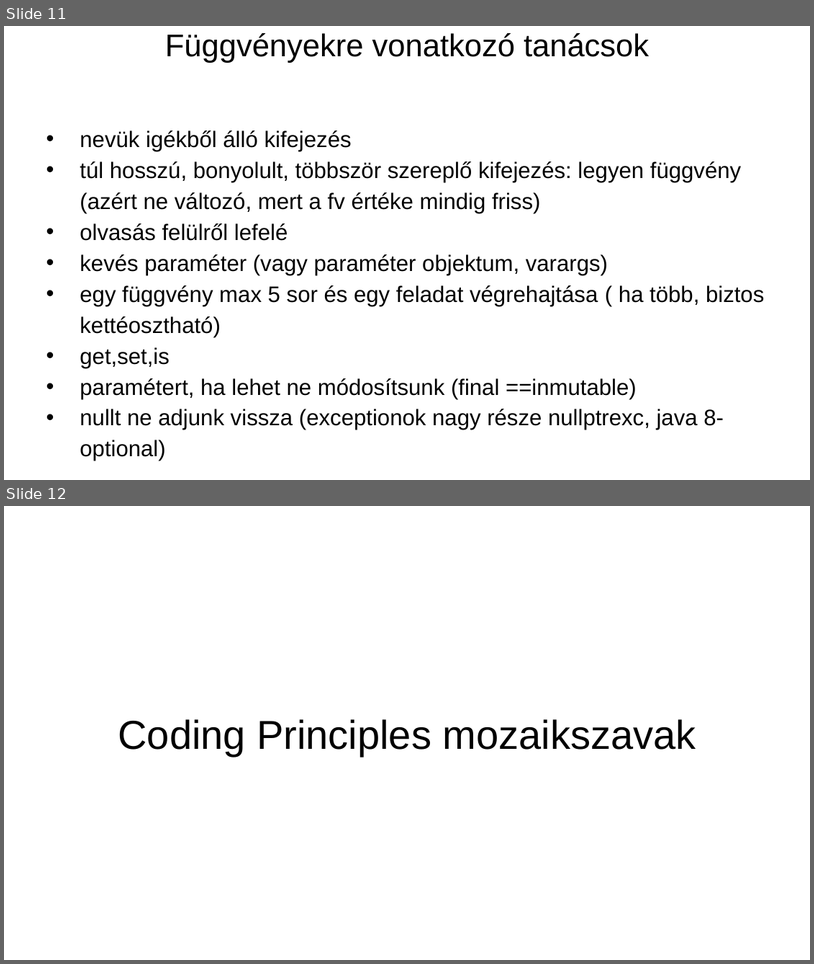
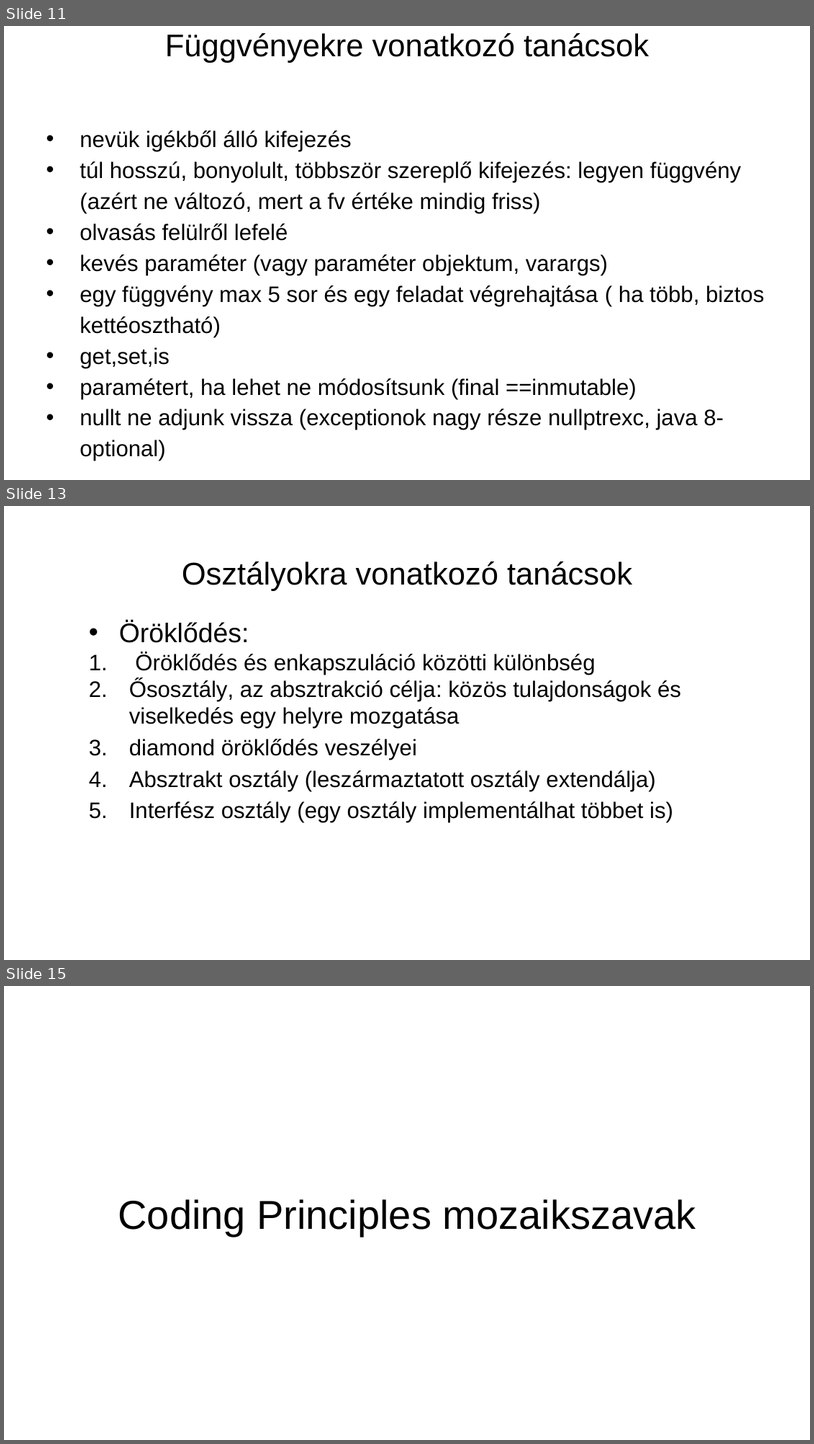
Before and after one commit to NNGSzegedAndUSzegedCollaboration/NNGSzegedAndUSzegedCollaboration.github.io, a slide deck: slideshows/grafreprezentacio.pptx. Shown one above the other, each under a label of ours: slides 11 and 12 before the commit, slides 11, 13 and 15 after it; the slides between them are not shown. The pictures are 814x964 and 814x1444 pixels, drawn with LibreOffice and Linux fonts; fonts in the diff are those of the drawing. Boxes give left, top, right and bottom in pixels: in the first picture for what was removed or moved away, otherwise in the second. Text is boxed around its words. In the diff, an @@ line names an element or a change of style, - is before the commit and + after.

```diff
--- a/slideshows/grafreprezentacio.pptx
+++ b/slideshows/grafreprezentacio.pptx
@@ slide 13 added at [4, 506, 810, 960], background #FFFFFF @@
@@ title added at [182, 561, 633, 591], 28 pt, text #000000 @@
+Osztályokra vonatkozó tanácsok
@@ text added at [119, 621, 682, 822], 20 pt, text #000000 @@
+• Öröklődés:
+      1. Öröklődés és enkapszuláció közötti különbség
+      2. Ősosztály, az absztrakció célja: közös tulajdonságok és viselkedés egy helyre mozgatása
+      3. diamond öröklődés veszélyei
+      4. Absztrakt osztály (leszármaztatott osztály extendálja)
+      5. Interfész osztály (egy osztály implementálhat többet is)
@@ what was slide 12 is now slide 15 @@
```
Also in this commit, not shown: 1 slide changed, 2 other slides added, 1 other file.
